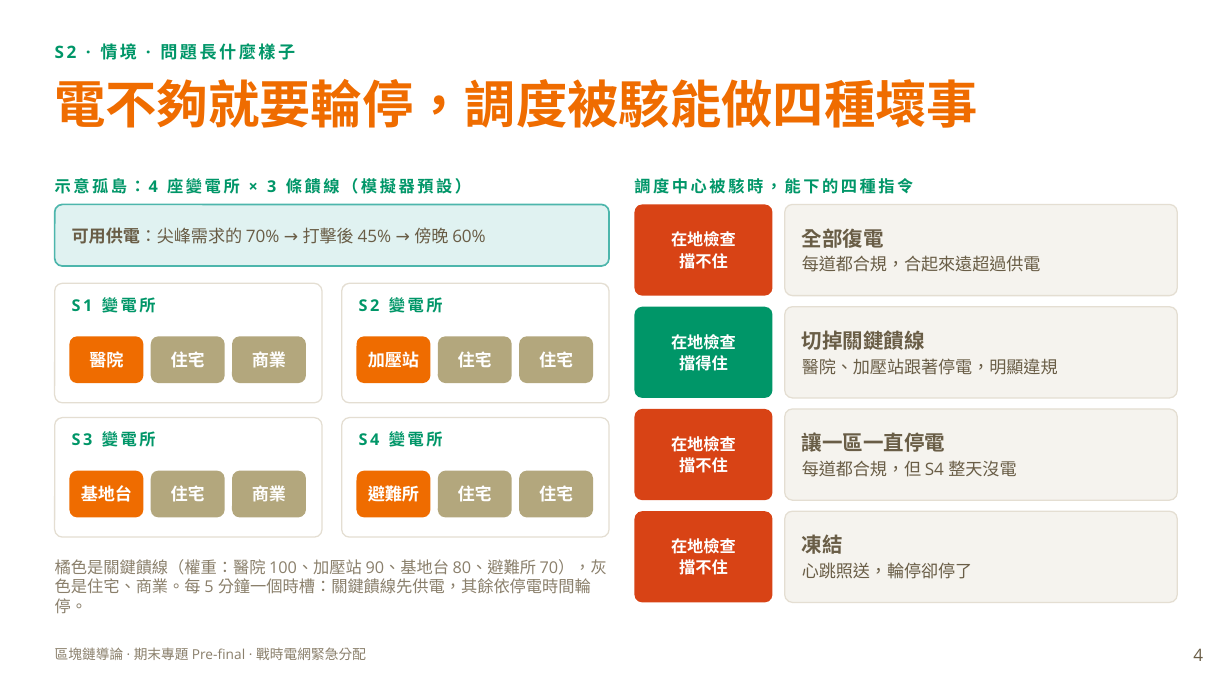
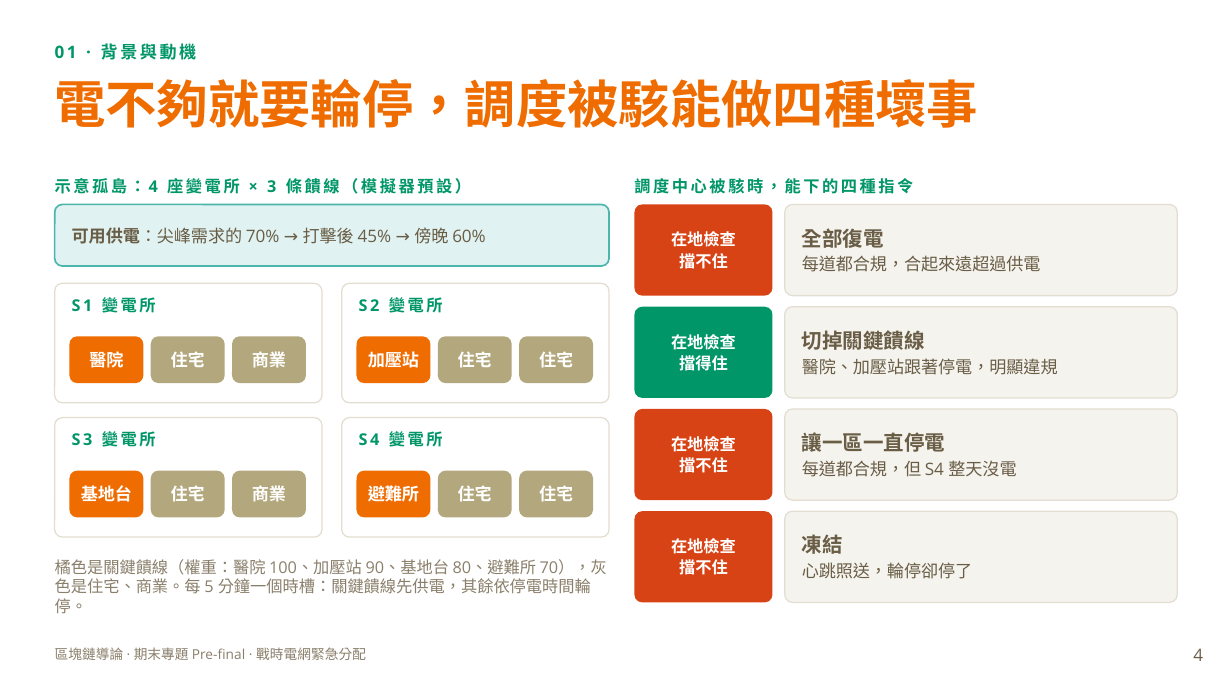
Before and after one commit to XXXaBg3619/grid-quorum, a slide deck: slide 4 of 期末前報告_戰時電網緊急分配.pptx. Drawn at 1232x693 pixels with LibreOffice and Linux fonts; fonts in the diff are those of the drawing. Boxes give left, top, right and bottom in pixels: in the first picture for what was removed or moved away, otherwise in the second. Text is boxed around its words. In the diff, an @@ line names an element or a change of style, - is before the commit and + after.

```diff
--- a/期末前報告_戰時電網緊急分配.pptx
+++ b/期末前報告_戰時電網緊急分配.pptx
@@ text at (55,43,197,60): text changed @@
-S2 · 情境 · 問題長什麼樣子
+01 · 背景與動機
```
Also in this commit, not shown: 15 other slides changed, 2 slides added, 1 slide removed.
